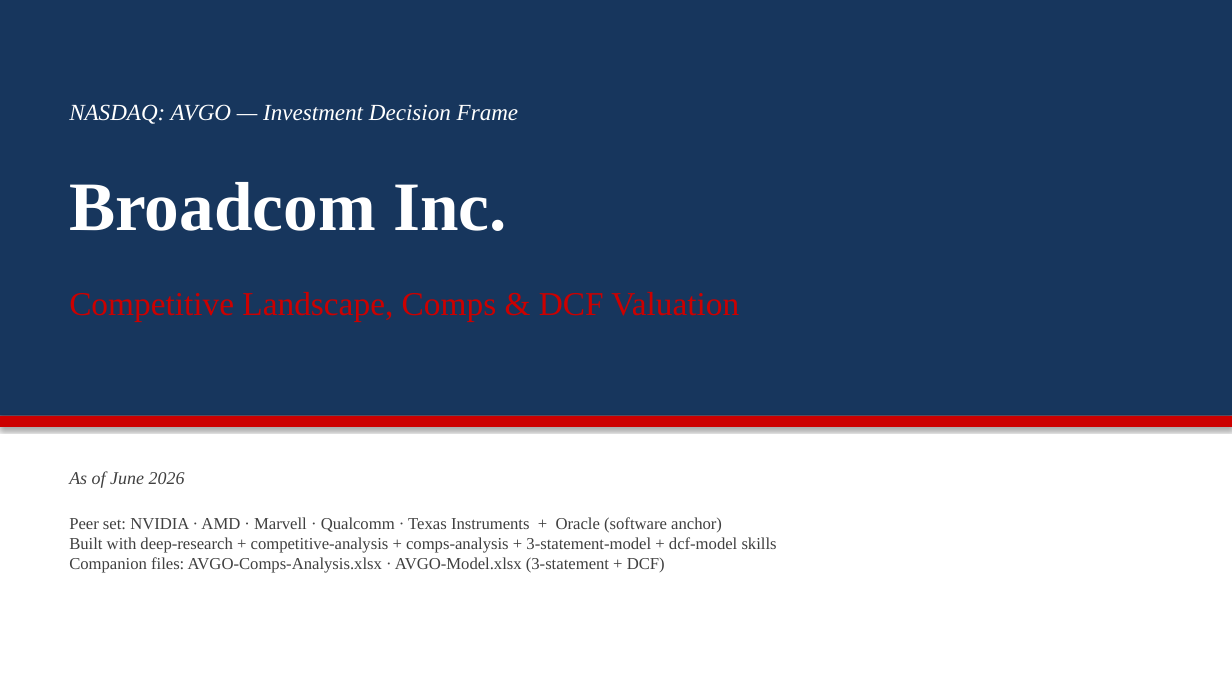
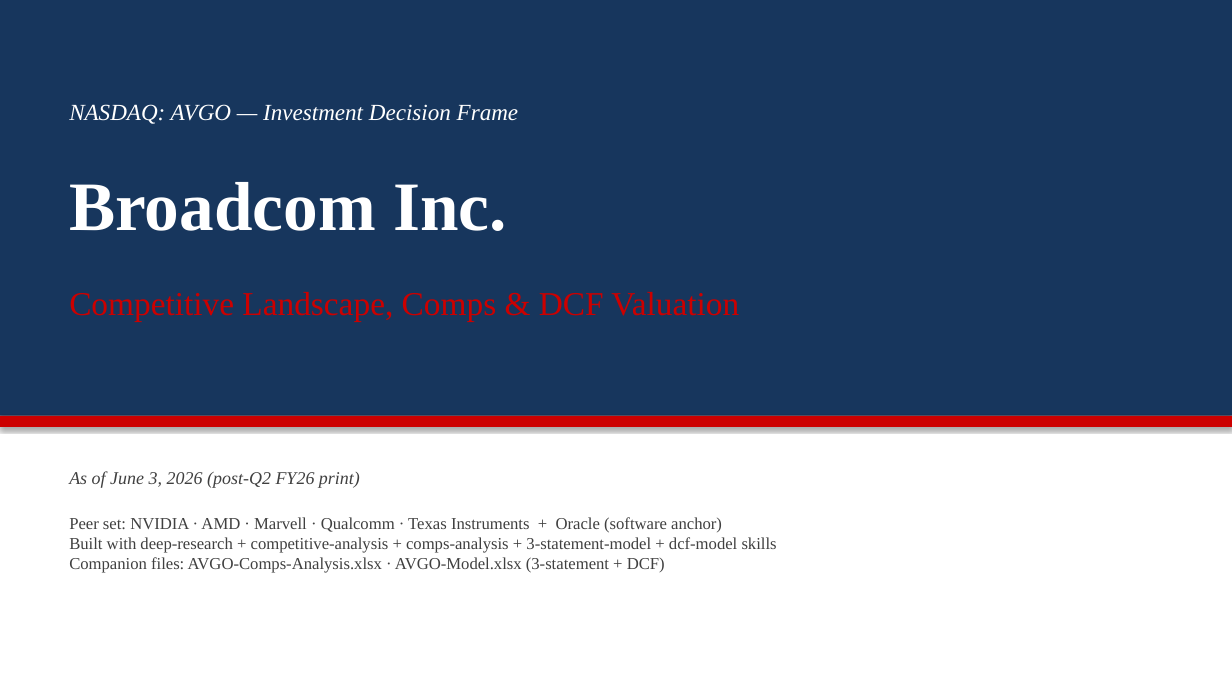
Before and after one commit to gkdlswm5/financial-services, a slide deck: slide 1 of analysis/AVGO/AVGO-Competitive-Analysis.pptx. Drawn at 1232x693 pixels with LibreOffice and Linux fonts; fonts in the diff are those of the drawing. Boxes give left, top, right and bottom in pixels: in the first picture for what was removed or moved away, otherwise in the second. Text is boxed around its words. In the diff, an @@ line names an element or a change of style, - is before the commit and + after.

```diff
--- a/analysis/AVGO/AVGO-Competitive-Analysis.pptx
+++ b/analysis/AVGO/AVGO-Competitive-Analysis.pptx
@@ text at [69, 471, 360, 488]: text changed @@
-As of June 2026
+As of June 3, 2026 (post-Q2 FY26 print)
```
Also in this commit, not shown: 6 other slides changed, 9 other files.
